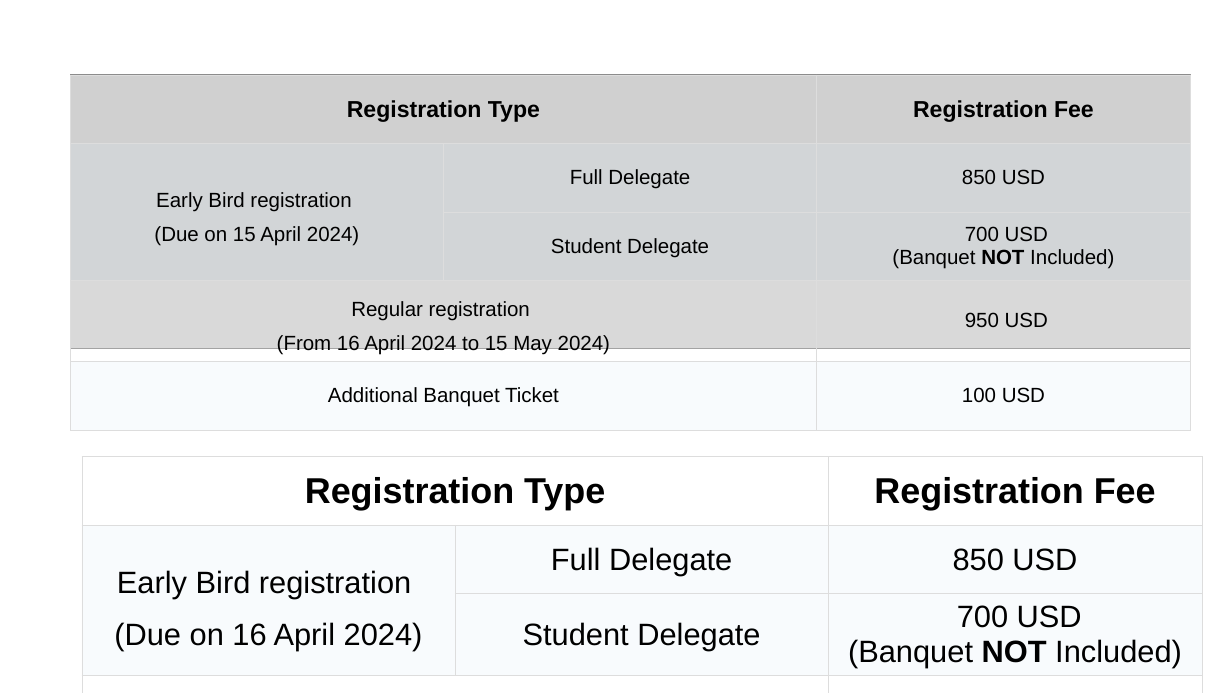
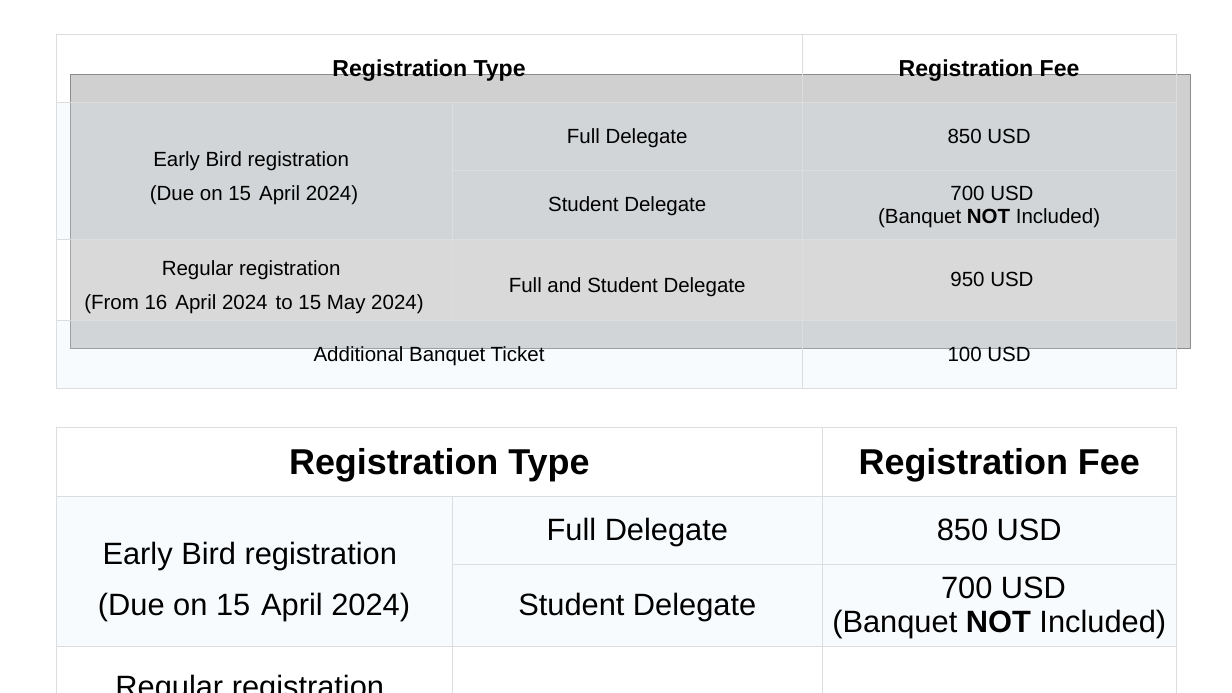
Before and after one commit to zhangxy911/zhangxy911.github.io, a slide deck: slide 4 of assets/figures.pptx. Drawn at 1232x693 pixels with LibreOffice and Linux fonts; fonts in the diff are those of the drawing; grey boxes stand for pictures. Boxes give left, top, right and bottom in pixels: in the first picture for what was removed or moved away, otherwise in the second. Text is boxed around its words. In the diff, an @@ line names an element or a change of style, - is before the commit and + after.

```diff
--- a/assets/figures.pptx
+++ b/assets/figures.pptx
@@ table at [56,34,1177,390] @@
-row 4, column 2: 
+row 4, column 2: Full and Student Delegate
@@ table: place and size @@
-table at [70,75,1190,431]
+table at [56,34,1177,390]
@@ table at [56,428,1177,693] @@
-row 2, column 1: Early Bird registration / (Due on 16 April 2024)
+row 2, column 1: Early Bird registration / (Due on 15 April 2024)
-row 4, column 1: Regular registration / (From 15 April 2024 to 15 May 2024)
+row 4, column 1: Regular registration / (From 16 April 2024 / to 15 May 2024)
-row 4, column 2: 
+row 4, column 2: Full and Student Delegate
@@ table: place and size @@
-table at [82,457,1202,693]
+table at [56,428,1177,693]
```
Also in this commit, not shown: 2 other files.
